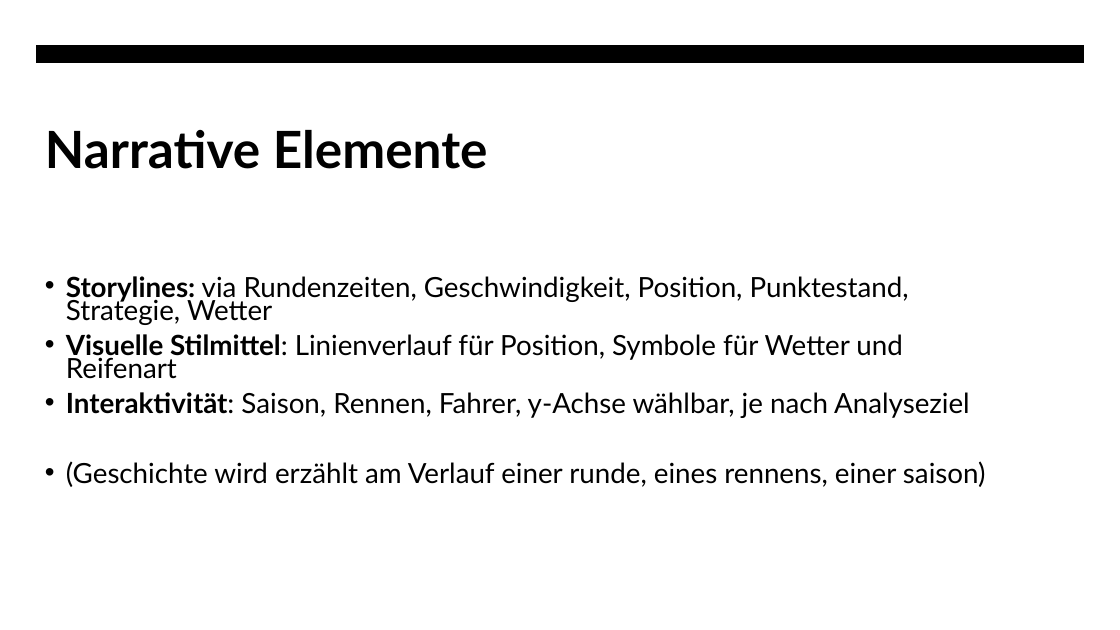
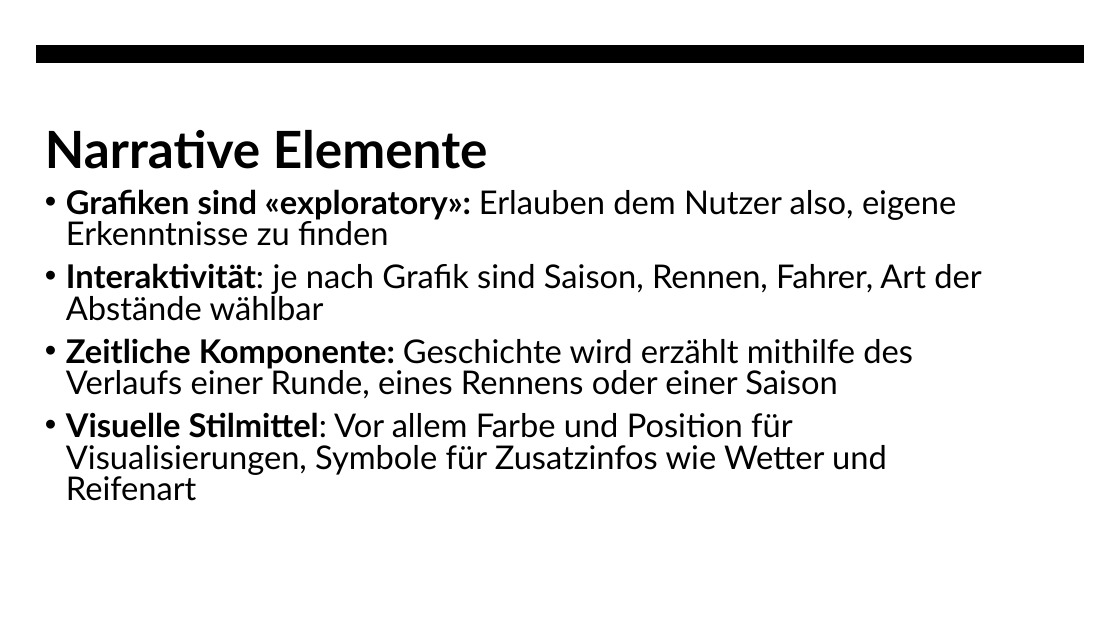
Before and after one commit to Chris-0303/Racing_Insights, a slide deck: slide 9 of Präsentation_Racing_Insights.pptx. Drawn at 1120x630 pixels with LibreOffice and Linux fonts; fonts in the diff are those of the drawing. Boxes give left, top, right and bottom in pixels: in the first picture for what was removed or moved away, otherwise in the second. Text is boxed around its words. In the diff, an @@ line names an element or a change of style, - is before the commit and + after.

```diff
--- a/Präsentation_Racing_Insights.pptx
+++ b/Präsentation_Racing_Insights.pptx
@@ text at [66,189,981,501]: text changed; size 23.8 to 28 pt @@
-• Storylines: via Rundenzeiten, Geschwindigkeit, Position, Punktestand, Strategie, Wetter
-• Visuelle Stilmittel: Linienverlauf für Position, Symbole für Wetter und Reifenart
-• Interaktivität: Saison, Rennen, Fahrer, y-Achse wählbar, je nach Analyseziel
-• (Geschichte wird erzählt am Verlauf einer runde, eines rennens, einer saison)
+• Grafiken sind «exploratory»: Erlauben dem Nutzer also, eigene Erkenntnisse zu finden
+• Interaktivität: je nach Grafik sind Saison, Rennen, Fahrer, Art der Abstände wählbar
+• Zeitliche Komponente: Geschichte wird erzählt mithilfe des Verlaufs einer Runde, eines Rennens oder einer Saison
+• Visuelle Stilmittel: Vor allem Farbe und Position für Visualisierungen, Symbole für Zusatzinfos wie Wetter und Reifenart
```
Also in this commit, not shown: 2 other slides changed.
